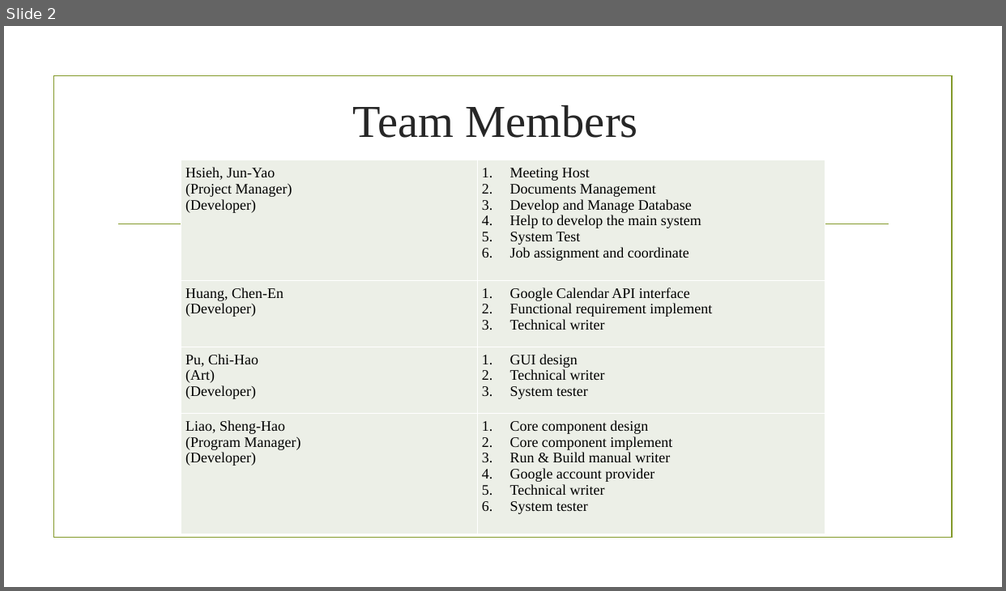
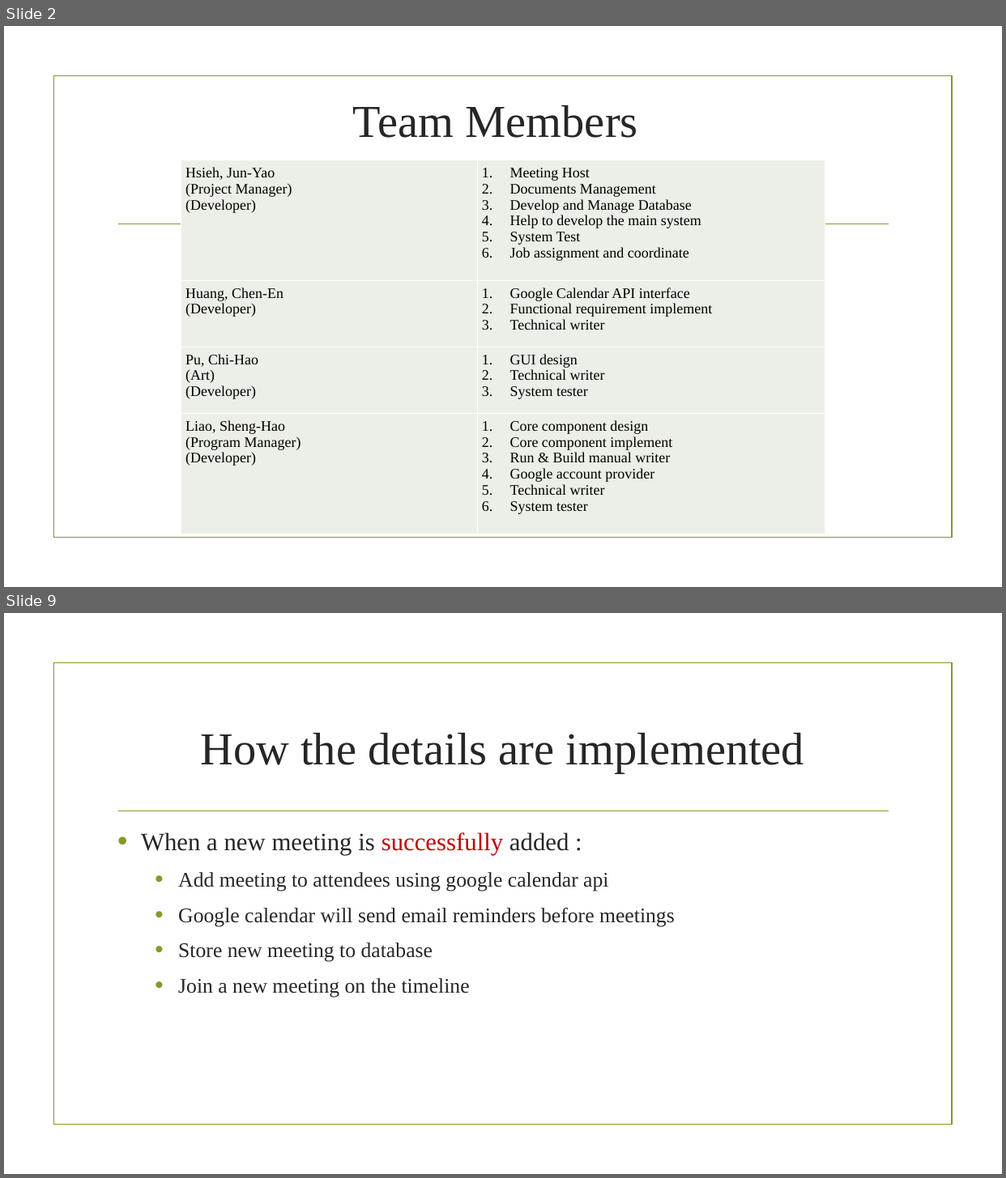
Before and after one commit to BrendonJYHsieh/BookSystem, a slide deck: Final Project/liao.pptx. Shown one above the other, each under a label of ours: slide 2 before the commit, slides 2 and 9 after it; the slides between them are not shown. The pictures are 1006x591 and 1006x1178 pixels, drawn with LibreOffice and Linux fonts; fonts in the diff are those of the drawing; background and template pictures are left out. Boxes give left, top, right and bottom in pixels: in the first picture for what was removed or moved away, otherwise in the second. Text is boxed around its words. In the diff, an @@ line names an element or a change of style, - is before the commit and + after.

```diff
--- a/Final Project/liao.pptx
+++ b/Final Project/liao.pptx
@@ slide 9 added at box(4, 613, 1002, 1174), background picture (left out); not listed: 2 template elements that a slide beside it also shows @@
@@ title added at box(200, 733, 804, 773), 44 pt, text #262626 @@
+How the details are implemented
@@ text added at box(141, 833, 675, 998), 20 pt, text #262626 @@
+• When a new meeting is successfully added :
+  • Add meeting to attendees using google calendar api
+  • Google calendar will send email reminders before meetings
+  • Store new meeting to database
+  • Join a new meeting on the timeline
```
Also in this commit, not shown: 10 other slides added, 1 slide removed.
